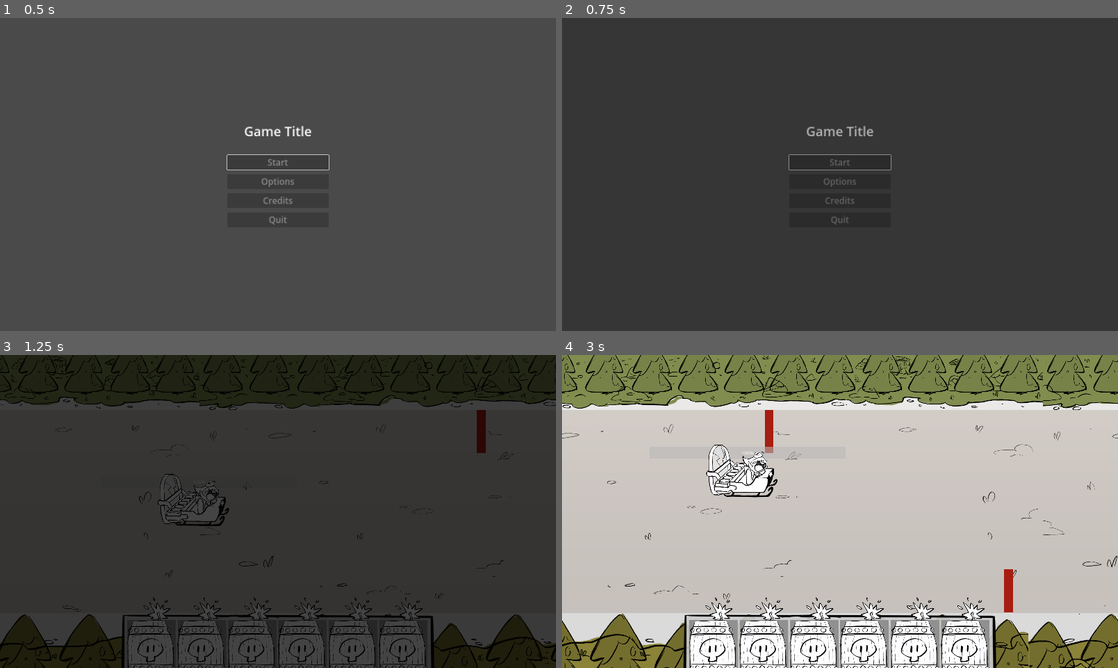
Above: before the commit, frames 1-4 (two rows, left to right).
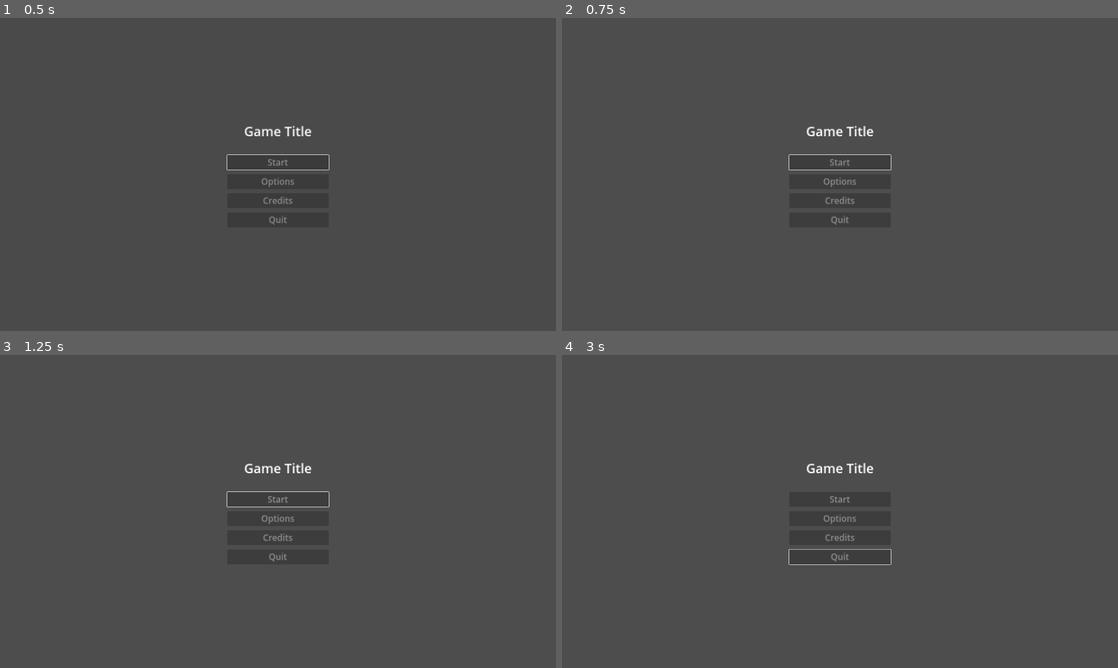
Above: after the commit, the same moments.

Repository: hsandt/ld53
Game: Godot game, scene res://scenes/main_menu_scene.tscn
Same seed, same stepped clock (60 frames per second), same inputs: the game is played once before the commit and once after it.
Inputs (mouse positions are in pixels of both pictures, inside the frame that each line leads up to):
- Up to frame 1 (0.5 s): no input
- Up to frame 2 (0.75 s): tap Enter (ui_accept) at 0.5 s; move the mouse to (962, 158) at 0.52 s; hold Right (ui_right) from 0.53 s (still down); hold M (app_next_resolution) from 0.53 s (still down); click (962, 158) at 0.67 s
- Up to frame 3 (1.25 s): keep holding Right (ui_right); keep holding M (app_next_resolution); tap Enter (ui_accept) at 0.77 s
- Up to frame 4 (3 s): move the mouse to (728, 527) at 1.27 s; release Right (ui_right) at 1.28 s; release M (app_next_resolution) at 1.28 s; hold S (down) 1.28-2.03 s; tap N (app_prev_resolution) at 1.35, 2.85 s; tap Enter (ui_accept) at 1.52 s; move the mouse to (895, 442) at 2.02 s; hold Right (ui_right) 2.03-2.78 s; hold M (app_next_resolution) 2.03-2.78 s; move the mouse to (812, 574) at 2.77 s; hold Up (ui_up) from 2.78 s (still down); click (812, 574) at 2.92 s

Frame 1 is identical in both runs. In frame 2, 0.5% of the frame differs, in the area x 40-60%, y 34-66%; in frame 3, 78%; in frame 4, 99%, in the area x 0-100%, y 0-100%.
Error after the commit: Invalid assignment of property or key 'has_done_main_menu_initial_fading' with value of type 'bool' on a base object of type 'Node (GameManager.gd)'. (res://sc…

Commit message:
[Flow] Track all game phases from main menu and actually switch to SUCCESS before entering result screen when reaching goal

Diff:
--- a/scripts/Enums.gd
+++ b/scripts/Enums.gd
@@ -1,6 +1,7 @@
 class_name Enums
 
 enum GamePhase {
+	MAIN_MENU,
 	INTRO,
 	RACING,
 	SUCCESS,
--- a/scripts/ingame/GoalArea2D.gd
+++ b/scripts/ingame/GoalArea2D.gd
@@ -1,7 +1,14 @@
 extends Area2D
+
+
+var in_game_manager: InGameManager
+
+
+func _ready():
+	in_game_manager = get_tree().get_first_node_in_group(&"in_game_manager")
 
 
 func _on_body_entered(body):
 	var character_body := body as Player
 	if character_body != null:
-		GameManager.enter_result_scene()
+		in_game_manager.enter_success_phase()
--- a/scripts/ingame/InGameManager.gd
+++ b/scripts/ingame/InGameManager.gd
@@ -8,7 +8,6 @@
 
 @onready var hud: HUD = %HUD
 
-var game_phase: Enums.GamePhase
 var is_going_back_to_main_menu: bool = false
 
 func _ready():
@@ -24,13 +23,13 @@
 	pause_menu.visible = false
 
 	# Start in intro game phase
-	game_phase = Enums.GamePhase.INTRO
+	GameManager.game_phase = Enums.GamePhase.INTRO
 
 	# wait for intro duration, pausable, physics time
 	await get_tree().create_timer(intro_duration, false, true).timeout
 
 	# For now, there is no intro so start racing immediately
-	game_phase = Enums.GamePhase.RACING
+	GameManager.game_phase = Enums.GamePhase.RACING
 	player_character.start_move()
 
 
@@ -47,11 +46,12 @@
 
 
 func enter_failure_phase():
-	game_phase = Enums.GamePhase.FAILURE
+	GameManager.game_phase = Enums.GamePhase.FAILURE
 
 
 func enter_success_phase():
-	game_phase = Enums.GamePhase.SUCCESS
+	GameManager.game_phase = Enums.GamePhase.SUCCESS
+	GameManager.enter_result_scene()
 
 
 func _on_pause_menu_back_to_main_pressed():
--- a/scripts/menu/MainMenuManager.gd
+++ b/scripts/menu/MainMenuManager.gd
@@ -10,6 +10,8 @@
 
 func _ready():
 	assert(main_menu != null, "[MainMenuManager] main_menu is not set on %s" % get_path())
+
+	GameManager.game_phase = Enums.GamePhase.MAIN_MENU
 
 	# Wait 1 frame so children are ready
 	await get_tree().process_frame
--- a/scripts/singleton/GameManager.gd
+++ b/scripts/singleton/GameManager.gd
@@ -28,8 +28,8 @@
 ## Speed factor for back to main menu fade in animation
 @export var back_to_main_menu_fade_in_speed: float = 1.0
 
-
-var has_done_main_menu_initial_fading: bool = false
+## Current game phase
+var game_phase: Enums.GamePhase = Enums.GamePhase.MAIN_MENU
 
 
 func _ready():
